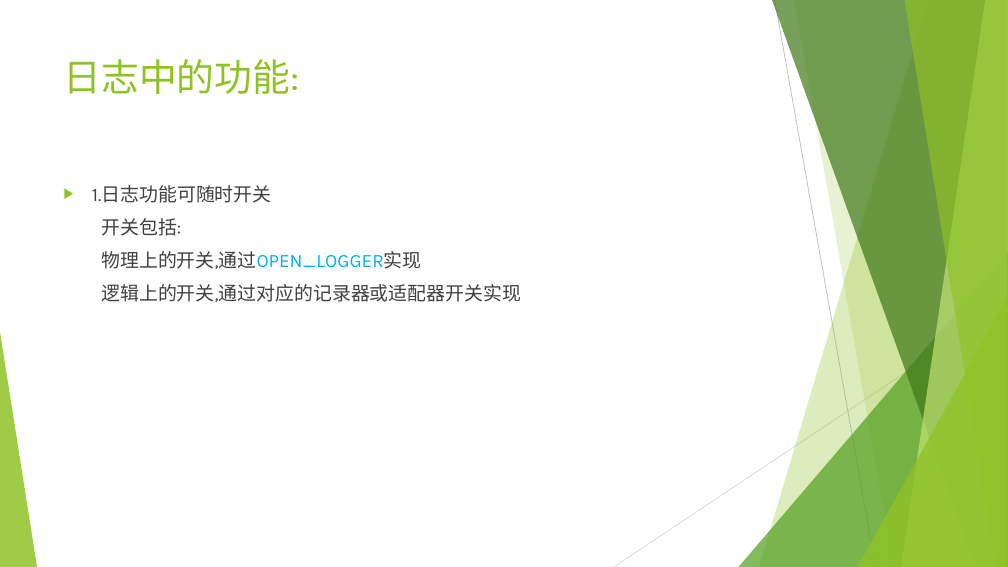
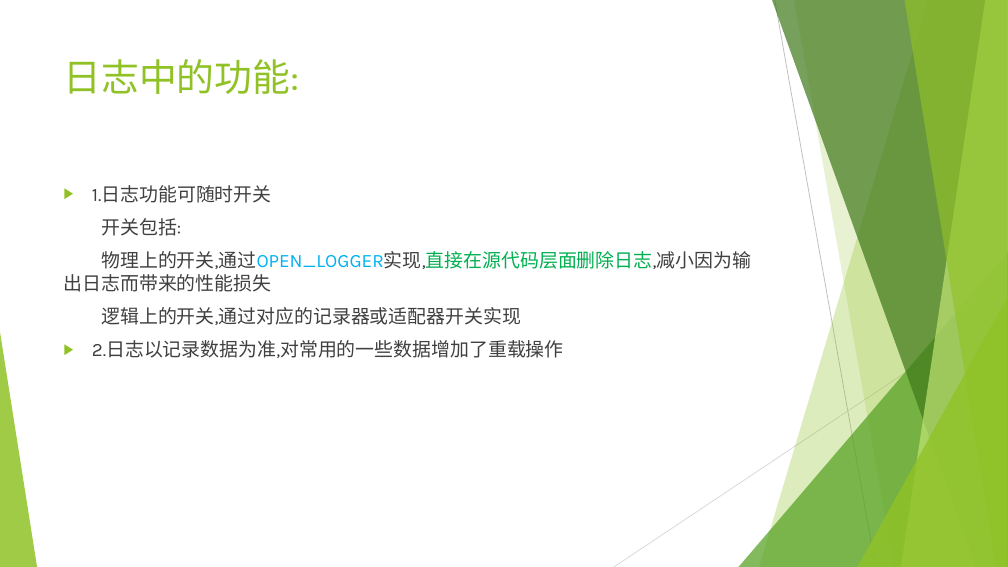
Before and after one commit to Zhyioo/libzhouyb_doc, a slide deck: slide 4 of PPT/第5章 日志.pptx. Drawn at 1008x567 pixels with LibreOffice and Linux fonts; fonts in the diff are those of the drawing. Boxes give left, top, right and bottom in pixels: in the first picture for what was removed or moved away, otherwise in the second. Text is boxed around its words. In the diff, an @@ line names an element or a change of style, - is before the commit and + after.

Commit message:
1.增加第2章说明

```diff
--- a/PPT/第5章 日志.pptx
+++ b/PPT/第5章 日志.pptx
@@ text at bbox=[64, 251, 751, 292]: text changed @@
-物理上的开关,通过OPEN_LOGGER实现
+物理上的开关,通过OPEN_LOGGER实现,直接在源代码层面删除日志,减小因为输出日志而带来的性能损失
@@ text at bbox=[92, 340, 564, 358]: paragraph added @@
+▶ 2.日志以记录数据为准,对常用的一些数据增加了重载操作
```
Also in this commit, not shown: 1 other slide changed, 1 slide added, 3 other files.
